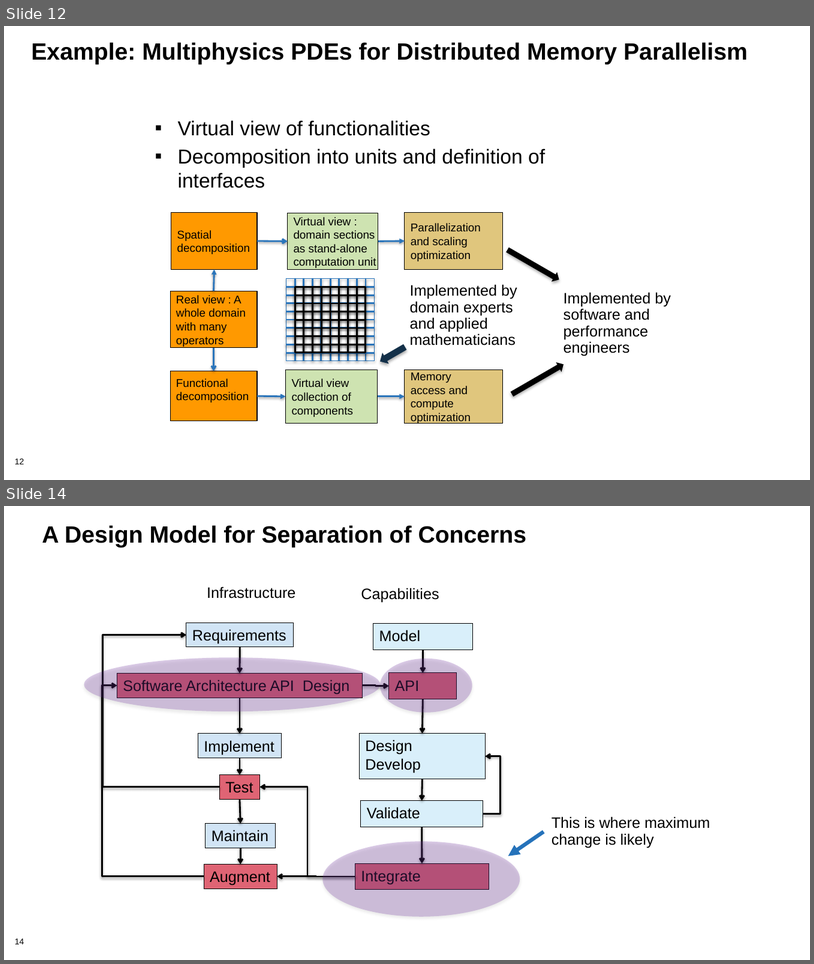
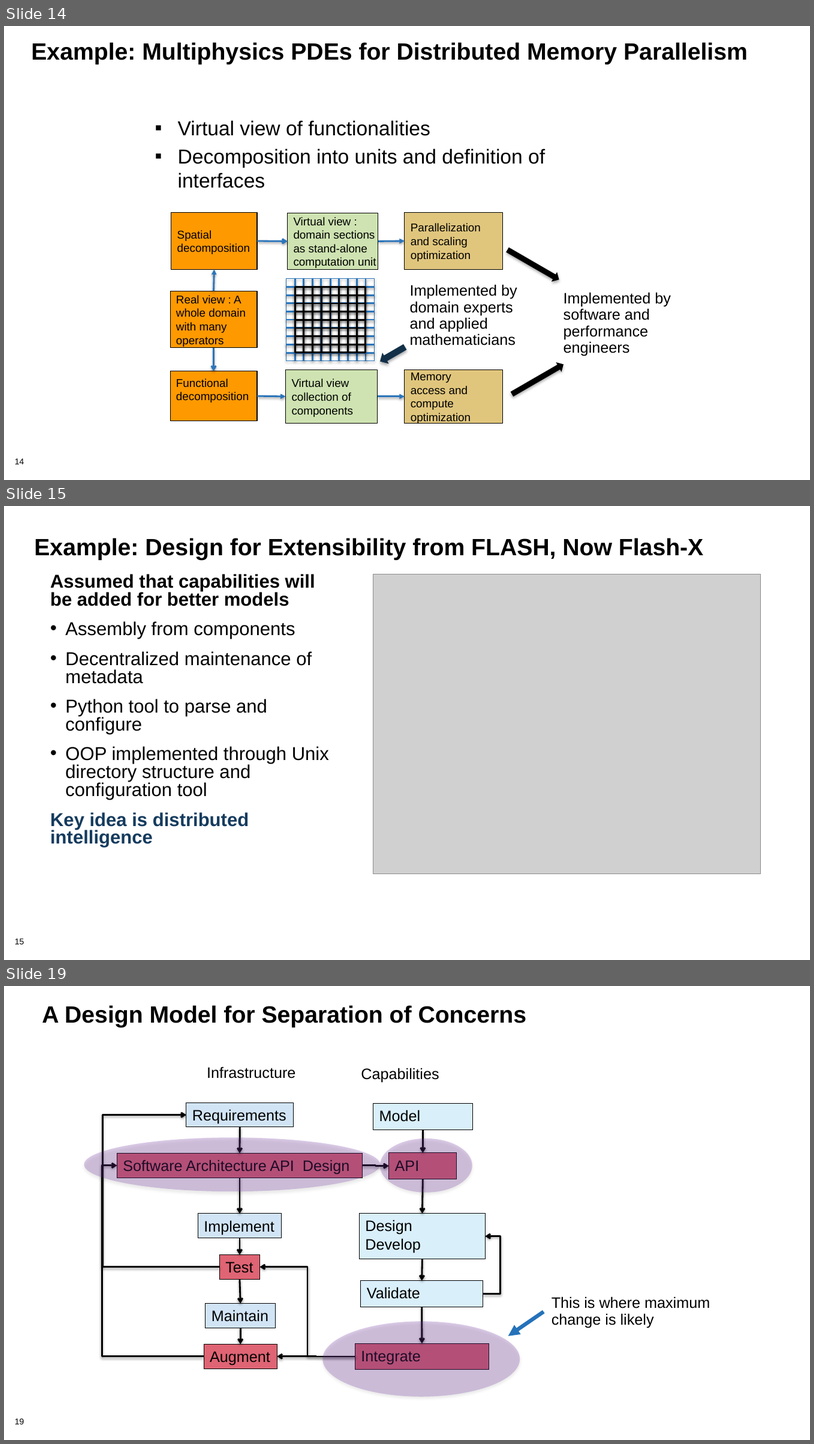
Before and after one commit to bssw-tutorial/presentations, a slide deck: design.pptx. Shown one above the other, each under a label of ours: slides 12 and 14 before the commit, slides 14, 15 and 19 after it; the slides between them are not shown. The pictures are 814x964 and 814x1444 pixels, drawn with LibreOffice and Linux fonts; fonts in the diff are those of the drawing; grey boxes stand for pictures; background and template pictures are left out. Boxes give left, top, right and bottom in pixels: in the first picture for what was removed or moved away, otherwise in the second. Text is boxed around its words. In the diff, an @@ line names an element or a change of style, - is before the commit and + after.

```diff
--- a/design.pptx
+++ b/design.pptx
@@ slide 15 added at [4,506,810,960], background #FFFFFF; not listed: 1 template element that a slide beside it also shows @@
@@ title added at [34,538,704,560], 28 pt, text #000000, bold @@
+Example: Design for Extensibility from FLASH, Now Flash-X
@@ text added at [50,574,329,847], 22.2 pt, text #000000 @@
+Assumed that capabilities will be added for better models
+• Assembly from components
+• Decentralized maintenance of metadata
+• Python tool to parse and configure
+• OOP implemented through Unix directory structure and configuration tool
+Key idea is distributed intelligence
@@ picture added at [373,574,761,874] @@
@@ what was slide 12 is now slide 14 @@
@@ page number at [15,458,24,464]: text changed @@
-12
+14
@@ what was slide 14 is now slide 19 @@
@@ page number at [15,1418,24,1424]: text changed @@
-14
+19
```
Also in this commit, not shown: 5 slides changed, 11 other slides added, 1 other file.
